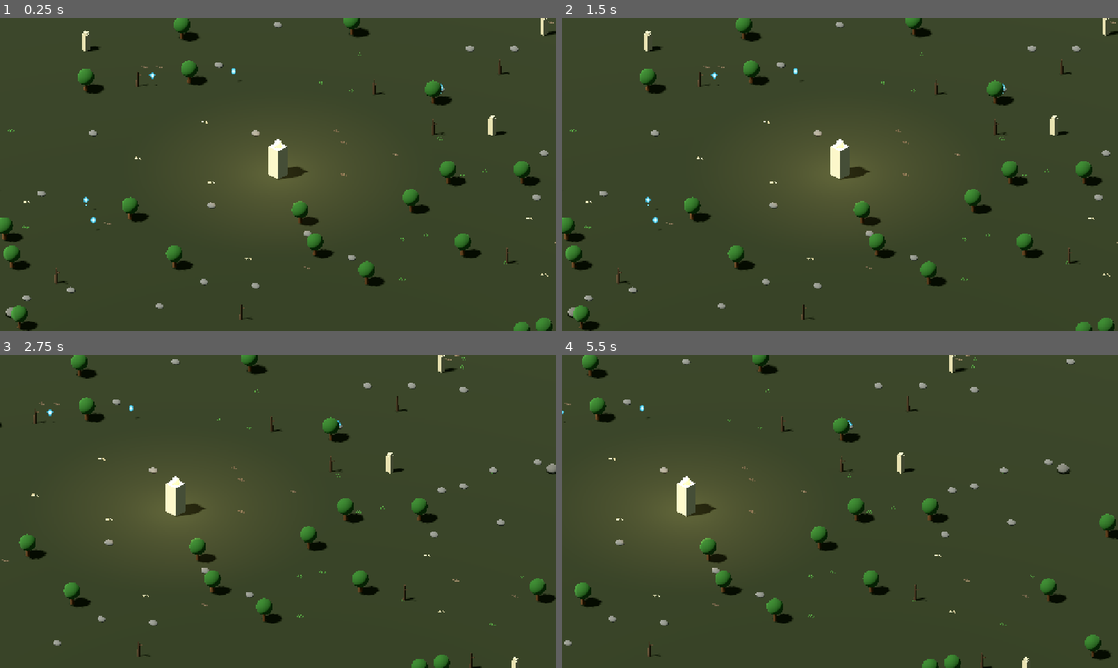
Above: before the commit, frames 1-4 (two rows, left to right).
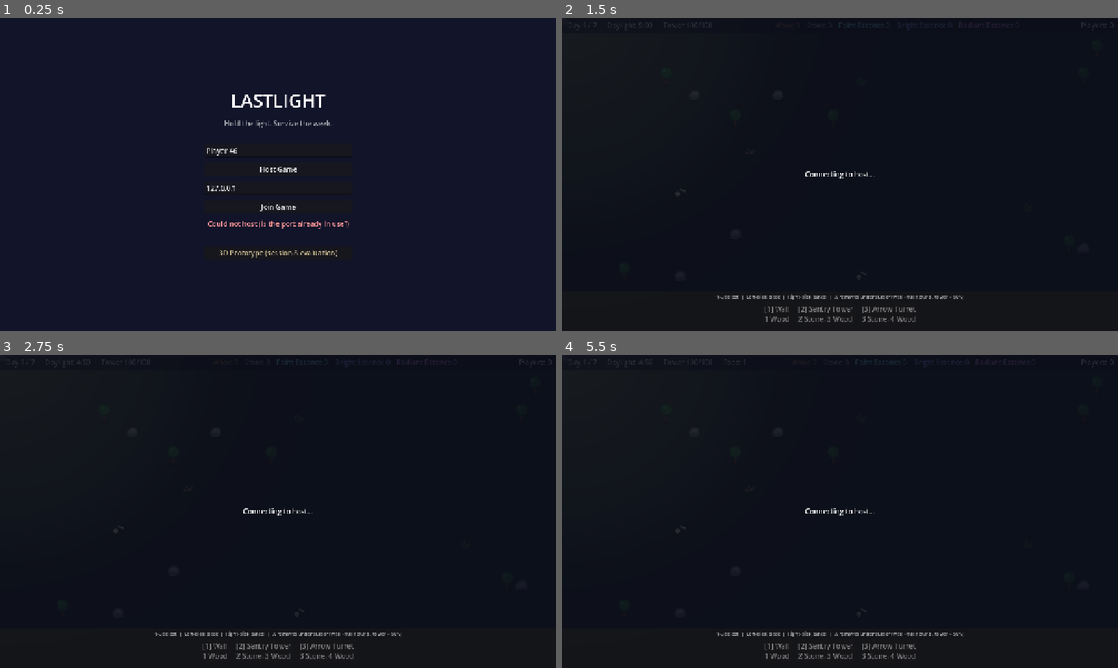
Above: after the commit, the same moments.

Repository: craigfoden/Lastlight
Game: Godot game, scene res://scenes/game3d/game3d.tscn
The game is run twice, just before and just after one commit, with the same random seed, the same clock (stepped at 60 frames per second) and the same inputs. This scene is started directly instead of the project's main scene.
Inputs (mouse positions are in pixels of both pictures, inside the frame that each line leads up to):
- Up to frame 1 (0.25 s): no input
- Up to frame 2 (1.5 s): click (840, 171) at 0.5 s, where only the run after the commit has a clickable "Host Game"; click (840, 205) at 1.25 s, where only the run after the commit has a clickable "Join Game"
- Up to frame 3 (2.75 s): tap Enter at 2 s; move the mouse to (400, 495) at 2.02 s; hold D (move_right) from 2.03 s (still down); hold Q (ability_1) from 2.03 s (still down); click (400, 495) at 2.17 s
- Up to frame 4 (5.5 s): move the mouse to (728, 527) at 2.77 s; release D (move_right) at 2.78 s; release Q (ability_1) at 2.78 s; hold S (move_down) 2.78-3.53 s; tap F (ability_2) at 2.85 s; move the mouse to (895, 442) at 3.52 s; press the mouse at (895, 442) at 3.53 s; hold D (move_right) 3.53-4.28 s; move the mouse to (812, 574) at 4.27 s; release the mouse at (812, 574) at 4.28 s; hold W (move_up) 4.28-5.03 s; tap Space (dodge) at 4.35 s; click (812, 574) at 4.42 s; move the mouse to (1006, 558) at 5.02 s; hold A (move_left) from 5.03 s (still down); hold E (interact) from 5.03 s (still down)

The runs differ from the first frame. In frame 1, 100% of the frame differs, in the area x 0-100%, y 0-100%; in frame 2, 99%; in frame 3, 99%; in frame 4, 99%.

Commit message:
Port phase 3: Player3D + loopback smoke - 3D transform replication just works
The risk-killer phase, passed first run. Player3D is a CharacterBody3D with the same
architecture as 2D: node named after the owning peer, owner-simulated movement
(camera-relative WASD via the prototype's 45-degree yaw trick), MultiplayerSynchronizer
replicating Vector3 position/velocity, host spawn_function providing explicit spawn
data. Capsule on layer 2 mask 1, FLOATING motion mode, no gravity - the collisionless
ground plane from phase 2 stands. Label3D name tag, billboard sprite, ranger data
reused with px/32 conversion at the consumer (PX_PER_UNIT - .tres files untouched).

Smoke evidence (headless host+client, one command): identical layout hash on both
peers, client logged the host's --auto-walk player at two timestamps and the position
moved - live replication confirmed. Windowed Forward+ shot shows both players with
name tags from the local player camera. Zero errors/warnings, solo and host+client.

--game3d flag (main_menu.gd script only, no .tscn edit) routes scripted host/join into
the 3D scene; menu buttons stay on 2D until phase 8. game3d.tscn gains Players +
PlayerSpawner + a fallback camera for the pre-spawn window. New dev hooks: --auto-walk,
--log-players-after-sec=a,b (the replication assertion pattern, now in CLAUDE.md).

Co-Authored-By: Claude Fable 5 <noreply@anthropic.com>

Diff:
--- a/scenes/game3d/game3d.gd
+++ b/scenes/game3d/game3d.gd
@@ -1,35 +1,117 @@
 extends Node3D
-## Phase-2 shell of the 3D game world (docs/PORT_PLAN.md): ground plane,
-## environment, sun, the glow tower as a real light, and the deterministic
-## WorldGen3D scatter. No players, building, or waves yet — later phases add
-## them, and phase 7 drives the sun/environment from DayNightCycle. Launch it
-## directly:
+## Session root for the 3D game (docs/PORT_PLAN.md phases 2-3): owns the world
+## shell (ground, sun, glow tower, WorldGen3D scatter) and the multiplayer
+## skeleton — spawns/despawns players with the same connect-after-load flow as
+## the 2D game.gd. Still to port: harvest routing (phase 4), building (5),
+## waves/combat (6), day/night light + join refusal at night (7). Launch:
+##   godot -- --game3d --host          (or --game3d --join=<ip>)
 ##   godot --rendering-method forward_plus --path . res://scenes/game3d/game3d.tscn
-## Dev args (after --): --quit-after-sec=N, --screenshot-at=a,b (windowed).
+## Dev args (after --): --quit-after-sec=N, --screenshot-at=a,b (windowed),
+## --auto-walk (local player strolls), --log-players-after-sec=a,b.
 
-## Debug fly-camera pan speed, world units per second (phase 3 replaces this
-## rig with the player camera).
-@export var pan_speed := 14.0
+const MAIN_MENU_SCENE := "res://scenes/main_menu/main_menu.tscn"
+const PlayerScene := preload("res://scenes/player3d/player_3d.tscn")
 
-@onready var _camera_rig: Node3D = $CameraRig
+## Players spawn on a ring around the glowing tower (the 2D game's 96 px), in cells.
+@export var spawn_radius := 3.0
+
+## Seconds a joining client waits before giving up. ENet itself can take 30+
+## seconds to admit failure, which reads as a hang — we enforce our own limit.
+@export var join_timeout := 10.0
+
+var _auto_walk := false
+
+@onready var players: Node3D = $Players
+@onready var player_spawner: MultiplayerSpawner = $PlayerSpawner
 
 
 func _ready() -> void:
+	# Custom spawn: the host decides spawn data, every peer (host included)
+	# builds the node from it identically — position and name are guaranteed
+	# correct before the node enters the tree, no sync race.
+	player_spawner.spawn_function = _build_player
 	_parse_dev_args()
+	Network.connection_failed.connect(_return_to_menu.bind("Could not reach the host."))
+	Network.server_ended.connect(_return_to_menu.bind("The host ended the game."))
+	match Network.start_mode:
+		Network.StartMode.JOIN:
+			Network.join_game(Network.pending_address)
+			_start_join_timeout()
+		_:
+			# HOST from the menu, or NONE when running this scene directly
+			# from the CLI or editor (F6) — both mean: be the host, even solo.
+			var err := Network.host_game()
+			if err != OK:
+				_return_to_menu.call_deferred("Could not host (is the port already in use?)")
+				return
+			multiplayer.peer_connected.connect(_on_peer_connected)
+			multiplayer.peer_disconnected.connect(_on_peer_disconnected)
+			_spawn_player(1)
 	print("[Game3D] World shell ready (%s / %s)" % [
 			RenderingServer.get_current_rendering_method(),
 			RenderingServer.get_current_rendering_driver_name()])
 
 
-func _process(delta: float) -> void:
-	# Camera-relative WASD pan, same yaw trick as the prototype: screen-up is
-	# world 45 degrees on the ground plane.
-	var input := Input.get_vector("move_left", "move_right", "move_up", "move_down")
-	var yaw := Basis(Vector3.UP, deg_to_rad(45.0))
-	_camera_rig.position += yaw * Vector3(input.x, 0.0, input.y) * pan_speed * delta
+# Host only. The joiner's scene is already loaded (clients connect from inside
+# it), so it is safe to spawn their player and push them the state that is not
+# covered by synchronizers. (Night-phase join refusal returns with phase 7 —
+# there is no night here yet.)
+func _on_peer_connected(peer_id: int) -> void:
+	_spawn_player(peer_id)
+	for node in get_tree().get_nodes_in_group("resource_nodes"):
+		node.host_send_snapshot(peer_id)
 
 
-# --- dev harness (mirrors proto3d.gd until the real game args port over) -----
+func _on_peer_disconnected(peer_id: int) -> void:
+	if players.has_node(str(peer_id)):
+		# Freeing on the host makes the MultiplayerSpawner despawn it everywhere.
+		players.get_node(str(peer_id)).queue_free()
+
+
+# Host only: pick spawn data and tell the spawner to build it everywhere.
+func _spawn_player(peer_id: int) -> void:
+	var angle := players.get_child_count() * TAU / float(Network.MAX_PLAYERS)
+	player_spawner.spawn({
+		"peer_id": peer_id,
+		"position": Vector3(spawn_radius, 0, 0).rotated(Vector3.UP, angle),
+	})
+
+
+# Runs on every peer when the spawner (re)creates a player.
+func _build_player(data: Dictionary) -> Node:
+	var player := PlayerScene.instantiate() as Player3D
+	# The node name doubles as the owner's peer id (see player_3d.gd).
+	player.name = str(data.peer_id)
+	player.position = data.position
+	player.auto_walk = _auto_walk and data.peer_id == multiplayer.get_unique_id()
+	return player
+
+
+# A child Timer (not a SceneTreeTimer) so it is freed with the scene and can
+# never fire into a dead context after we've already left for the menu.
+func _start_join_timeout() -> void:
+	var timer := Timer.new()
+	timer.one_shot = true
+	timer.wait_time = join_timeout
+	timer.timeout.connect(_on_join_timeout)
+	add_child(timer)
+	timer.start()
+
+
+func _on_join_timeout() -> void:
+	var peer := multiplayer.multiplayer_peer
+	if peer == null or peer.get_connection_status() != MultiplayerPeer.CONNECTION_CONNECTED:
+		_return_to_menu("Could not reach the host (timed out).")
+
+
+func _return_to_menu(reason: String) -> void:
+	print("[Game3D] Returning to menu: %s" % reason)
+	Network.last_error = reason
+	Network.leave_game()
+	get_tree().change_scene_to_file(MAIN_MENU_SCENE)
+
+
+# --- dev harness (mirrors game.gd's hooks) -----------------------------------
 
 func _parse_dev_args() -> void:
 	for arg in OS.get_cmdline_user_args():
@@ -39,6 +121,19 @@
 		elif arg.begins_with("--quit-after-sec="):
 			get_tree().create_timer(float(arg.get_slice("=", 1))).timeout.connect(
 					func() -> void: get_tree().quit())
+		elif arg == "--auto-walk":
+			_auto_walk = true
+		elif arg.begins_with("--log-players-after-sec="):
+			for stamp in arg.get_slice("=", 1).split(","):
+				_log_players_after(float(stamp))
+
+
+# Dev hook: print every player's position, so headless smoke runs can assert
+# that a remote player's replicated position actually changes over time.
+func _log_players_after(delay_sec: float) -> void:
+	await get_tree().create_timer(delay_sec).timeout
+	for player in players.get_children():
+		print("[Game3D] t=%d player %s at %v" % [int(delay_sec), player.name, player.position])
 
 
 func _save_screenshot_after(delay_sec: float) -> void:
--- a/scenes/game3d/game3d.tscn
+++ b/scenes/game3d/game3d.tscn
@@ -73,10 +73,15 @@
 [node name="EastOpening" type="Marker3D" parent="World/SpawnOpenings"]
 position = Vector3(49.5, 0, 0.5)
 
-[node name="CameraRig" type="Node3D" parent="."]
+[node name="Players" type="Node3D" parent="."]
+
+[node name="PlayerSpawner" type="MultiplayerSpawner" parent="."]
+spawn_path = NodePath("../Players")
+
+[node name="FallbackRig" type="Node3D" parent="."]
 rotation = Vector3(-0.575959, 0.785398, 0)
 
-[node name="Camera3D" type="Camera3D" parent="CameraRig"]
+[node name="FallbackCamera" type="Camera3D" parent="FallbackRig"]
 position = Vector3(0, 0, 60)
 projection = 1
 current = true
--- a/scenes/main_menu/main_menu.gd
+++ b/scenes/main_menu/main_menu.gd
@@ -5,16 +5,24 @@
 ##   godot -- --host             host immediately
 ##   godot -- --join=127.0.0.1   join immediately
 ##   godot -- --name=Craig       set the player name
+##   godot -- --game3d --host    host/join the 3D port scene instead of the 2D game
 
 const GAME_SCENE := "res://scenes/game/game.tscn"
 ## Branch-only (3d-ortho-prototype): the session-8 hybrid look slice. Reached
 ## by the menu button or `-- --proto3d` so nobody needs to launch the scene
 ## by path. Remove button + flag if the branch is abandoned.
 const PROTO3D_SCENE := "res://scenes/proto3d/proto3d.tscn"
+## Branch-only: the 3D port in progress (PORT_PLAN phases 2+). `-- --game3d`
+## routes a scripted host/join into the 3D scene; the menu buttons stay on the
+## 2D game until phase 8 flips the default.
+const GAME3D_SCENE := "res://scenes/game3d/game3d.tscn"
 
 ## Cmdline autostart must run once per launch, not every time we come back to
 ## the menu — otherwise a failed scripted --join retries in a loop forever.
 static var _cmdline_applied := false
+
+## Which game scene host/join loads — the 2D game unless `--game3d` says otherwise.
+var _game_scene := GAME_SCENE
 
 @onready var name_edit: LineEdit = %NameEdit
 @onready var address_edit: LineEdit = %AddressEdit
@@ -43,6 +51,8 @@
 	for arg in args:
 		if arg.begins_with("--name="):
 			name_edit.text = arg.get_slice("=", 1)
+		elif arg == "--game3d":
+			_game_scene = GAME3D_SCENE
 		elif arg.begins_with("--quit-after-sec="):
 			# For scripted smoke tests: headless frames run uncapped, so
 			# --quit-after (frames) is useless for timing — quit on wall clock.
@@ -66,7 +76,7 @@
 func _start_host() -> void:
 	_store_player_name()
 	Network.start_mode = Network.StartMode.HOST
-	get_tree().change_scene_to_file(GAME_SCENE)
+	get_tree().change_scene_to_file(_game_scene)
 
 
 func _start_proto3d() -> void:
@@ -77,7 +87,7 @@
 	_store_player_name()
 	Network.start_mode = Network.StartMode.JOIN
 	Network.pending_address = address_edit.text.strip_edges()
-	get_tree().change_scene_to_file(GAME_SCENE)
+	get_tree().change_scene_to_file(_game_scene)
 
 
 func _store_player_name() -> void:
--- /dev/null
+++ b/scenes/player3d/player_3d.gd
@@ -0,0 +1,69 @@
+class_name Player3D
+extends CharacterBody3D
+## One player character in the 3D world. The node is named after the owning
+## peer's id, and that peer is the multiplayer authority: each player simulates
+## its own movement locally and the MultiplayerSynchronizer replicates position
+## to everyone else — the same deliberate exception to host authority as the 2D
+## Player (see "Authority model" in docs/ARCHITECTURE.md).
+##
+## Phase-3 slim port: movement, camera rig, name tag, sync. Harvesting arrives
+## with phase 4, combat and survival with phase 6, tint-by-light with phase 7.
+
+## 2D data resources carry over untouched; speeds there are px/s on 32 px
+## cells, so 3D consumers convert to world units at the boundary.
+const PX_PER_UNIT := 32.0
+
+@export var class_type: ClassType
+
+## Talent hook (applied from the local profile on spawn).
+var move_speed_mult := 1.0
+
+## Dev hook (--auto-walk): with no input held, the local player strolls in a
+## circle so movement replication can be asserted from headless smoke runs.
+var auto_walk := false
+var _walk_phase := 0.0
+
+@onready var sprite: Sprite3D = $Sprite3D
+@onready var camera: Camera3D = $CameraRig/Camera3D
+@onready var name_label: Label3D = $NameLabel
+
+
+func _enter_tree() -> void:
+	# The host spawns us named "<peer id>". Authority must be set before
+	# _ready so the synchronizer starts out owned by the right peer.
+	set_multiplayer_authority(name.to_int())
+
+
+func _ready() -> void:
+	sprite.texture = class_type.sprite
+	var is_local := is_multiplayer_authority()
+	if is_local:
+		# Talents come from MY profile and only affect the character I
+		# simulate — meta-progression needs no networking at all.
+		move_speed_mult = Profile.modifiers_for(class_type.id).get(&"move_speed_mult", 1.0)
+	camera.current = is_local
+	# Remote players are moved by the synchronizer, not by physics.
+	set_physics_process(is_local)
+	Network.player_list_changed.connect(_refresh_name)
+	_refresh_name()
+	print("[Player] Spawned peer %d (local: %s) at %s"
+			% [get_multiplayer_authority(), is_local, position])
+
+
+func _physics_process(delta: float) -> void:
+	# Camera-relative WASD on the ground plane: screen-up is world 45 degrees
+	# (the prototype's yaw trick). No gravity — the game is top-down and the
+	# body floats pinned to y = 0 (motion_mode is FLOATING in the scene).
+	var input := Input.get_vector("move_left", "move_right", "move_up", "move_down")
+	var yaw := Basis(Vector3.UP, deg_to_rad(45.0))
+	var direction := yaw * Vector3(input.x, 0.0, input.y)
+	if auto_walk and direction == Vector3.ZERO:
+		_walk_phase += delta
+		direction = Vector3(cos(_walk_phase * 0.8), 0.0, sin(_walk_phase * 0.8))
+	velocity = direction * (class_type.move_speed / PX_PER_UNIT) * move_speed_mult
+	move_and_slide()
+
+
+func _refresh_name() -> void:
+	var info: Dictionary = Network.players.get(get_multiplayer_authority(), {})
+	name_label.text = info.get("name", "...")
--- /dev/null
+++ b/scenes/player3d/player_3d.tscn
@@ -0,0 +1,55 @@
+[gd_scene load_steps=5 format=3]
+
+[ext_resource type="Script" path="res://scenes/player3d/player_3d.gd" id="1_script"]
+[ext_resource type="Resource" path="res://data/classes/ranger.tres" id="2_ranger"]
+
+[sub_resource type="CapsuleShape3D" id="body_shape"]
+radius = 0.28
+height = 1.0
+
+[sub_resource type="SceneReplicationConfig" id="replication"]
+properties/0/path = NodePath(".:position")
+properties/0/spawn = true
+properties/0/replication_mode = 1
+properties/1/path = NodePath(".:velocity")
+properties/1/spawn = false
+properties/1/replication_mode = 1
+
+[node name="Player" type="CharacterBody3D" groups=["players"]]
+collision_layer = 2
+collision_mask = 1
+motion_mode = 1
+script = ExtResource("1_script")
+class_type = ExtResource("2_ranger")
+
+[node name="Sprite3D" type="Sprite3D" parent="."]
+position = Vector3(0, 0.864, 0)
+pixel_size = 0.036
+billboard = 2
+texture_filter = 0
+alpha_cut = 1
+
+[node name="CollisionShape3D" type="CollisionShape3D" parent="."]
+position = Vector3(0, 0.5, 0)
+shape = SubResource("body_shape")
+
+[node name="NameLabel" type="Label3D" parent="."]
+position = Vector3(0, 2.05, 0)
+pixel_size = 0.01
+billboard = 1
+modulate = Color(1, 1, 1, 1)
+outline_modulate = Color(0, 0, 0, 1)
+font_size = 36
+outline_size = 12
+
+[node name="CameraRig" type="Node3D" parent="."]
+rotation = Vector3(-0.575959, 0.785398, 0)
+
+[node name="Camera3D" type="Camera3D" parent="CameraRig"]
+position = Vector3(0, 0, 30)
+projection = 1
+size = 13.0
+far = 80.0
+
+[node name="Sync" type="MultiplayerSynchronizer" parent="."]
+replication_config = SubResource("replication")
Not shown, added: scenes/player3d/player_3d.gd.uid
Not shown, changed: CLAUDE.md
Not shown, changed: docs/ARCHITECTURE.md
Not shown, changed: docs/PORT_PLAN.md
Not shown, changed: docs/ROADMAP.md
